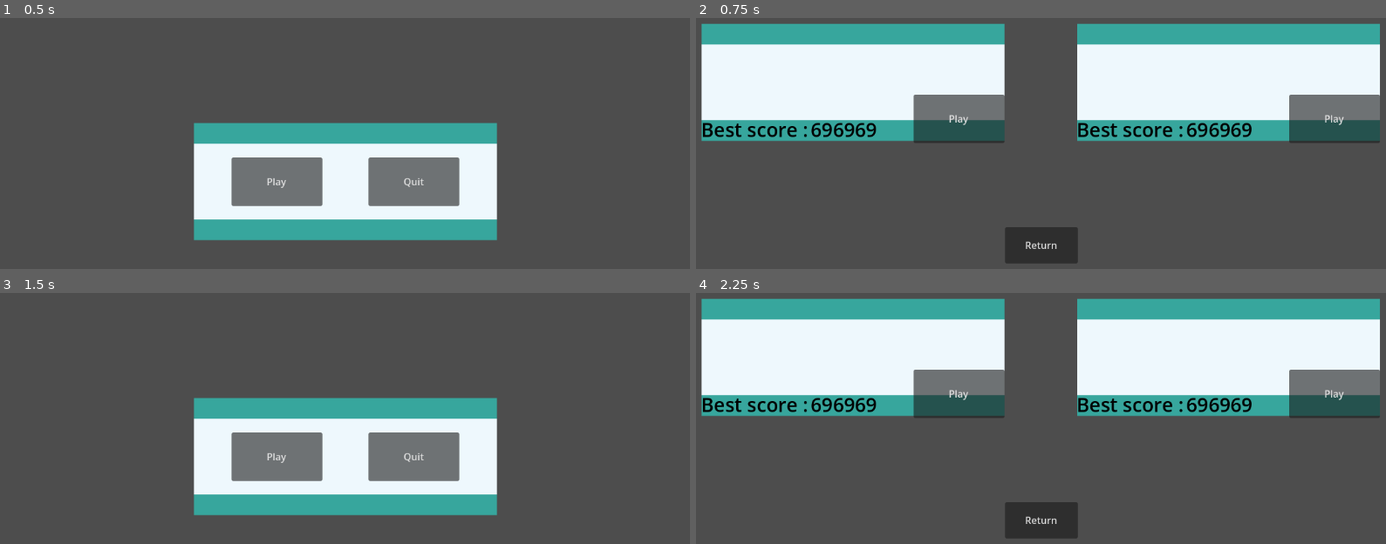
Above: before the commit, frames 1-4 (two rows, left to right).
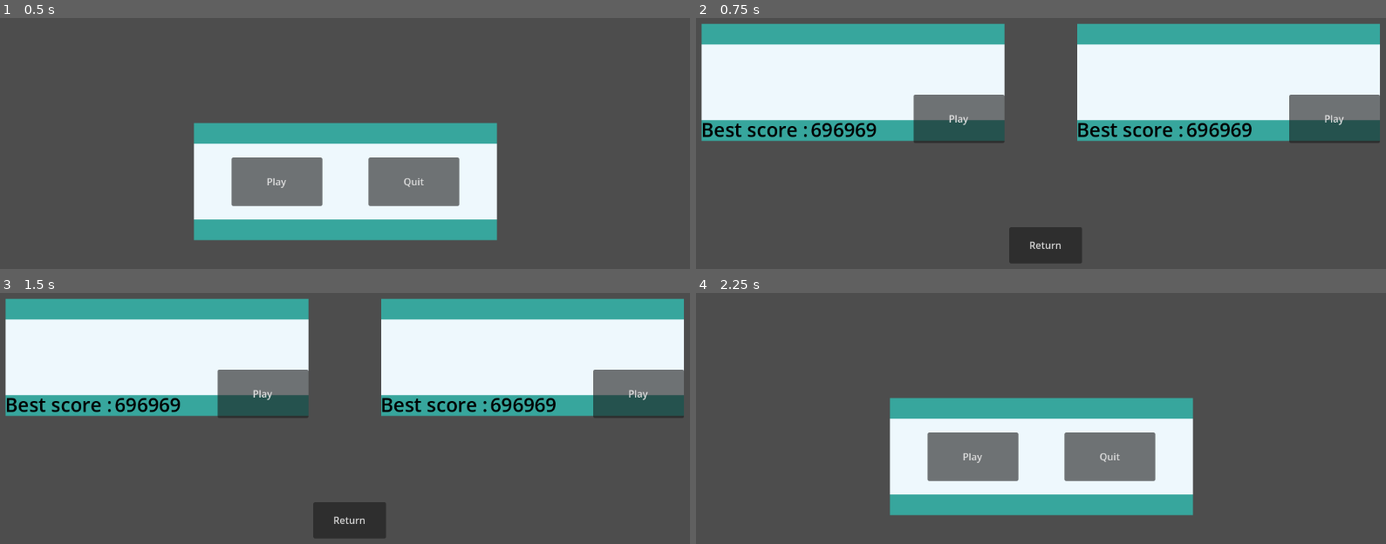
Above: after the commit, the same moments.

Repository: vent420/SteeringHook
Game: Godot game, scene res://interface/main.tscn
Same seed, same stepped clock (60 frames per second), same inputs: the game is played once before the commit and once after it. The project has no main scene, so this scene is started directly.
Inputs:
- Up to frame 1 (0.5 s): no input
- Up to frame 2 (0.75 s): click "Play" at 0.5 s
- Up to frame 3 (1.5 s): click "Return" at 1.25 s
- Up to frame 4 (2.25 s): click "Play" at 2 s

Frame 1 is identical in both runs. In frame 2, 0.2% of the frame differs, in the area x 44-56%, y 83-98%; in frame 3, 59%, in the area x 0-100%, y 2-98%; in frame 4, 59%.

Commit message:
level selection button only working part time

Diff:
--- a/steering-hook/interface/level_selection.tscn
+++ b/steering-hook/interface/level_selection.tscn
@@ -11,6 +11,25 @@
 grow_horizontal = 2
 grow_vertical = 2
 
+[node name="MarginContainer2" type="MarginContainer" parent="." unique_id=1669522013]
+layout_mode = 0
+offset_left = 15.0
+offset_right = 1152.0
+offset_bottom = 648.0
+theme_override_constants/margin_bottom = 25
+
+[node name="HBoxContainer" type="HBoxContainer" parent="MarginContainer2" unique_id=758804094]
+layout_mode = 2
+size_flags_horizontal = 4
+size_flags_vertical = 8
+
+[node name="Return_B" type="Button" parent="MarginContainer2/HBoxContainer" unique_id=412181770]
+custom_minimum_size = Vector2(120, 60)
+layout_mode = 2
+mouse_default_cursor_shape = 2
+text = "Return
+"
+
 [node name="MarginContainer" type="MarginContainer" parent="." unique_id=1256688422]
 layout_mode = 1
 anchors_preset = 15
@@ -18,14 +37,12 @@
 anchor_bottom = 1.0
 grow_horizontal = 2
 grow_vertical = 2
-mouse_filter = 2
 theme_override_constants/margin_left = 15
 theme_override_constants/margin_right = 0
 script = ExtResource("1_tsoj0")
 
 [node name="HBoxContainer" type="HBoxContainer" parent="MarginContainer" unique_id=354609780]
 layout_mode = 2
-mouse_filter = 2
 theme_override_constants/separation = 120
 
 [node name="Level_1" type="VBoxContainer" parent="MarginContainer/HBoxContainer" unique_id=1554089478]
@@ -33,7 +50,6 @@
 layout_mode = 2
 size_flags_horizontal = 0
 size_flags_vertical = 4
-mouse_filter = 2
 theme_override_constants/separation = 10
 
 [node name="BG" type="NinePatchRect" parent="MarginContainer/HBoxContainer/Level_1" unique_id=1350414968]
@@ -42,7 +58,6 @@
 layout_mode = 2
 size_flags_horizontal = 4
 size_flags_vertical = 8
-mouse_behavior_recursive = 1
 mouse_force_pass_scroll_events = false
 texture = ExtResource("1_equ7c")
 region_rect = Rect2(0, 400, 1000, 200)
@@ -58,17 +73,14 @@
 anchor_bottom = 1.0
 grow_horizontal = 2
 grow_vertical = 2
-mouse_filter = 2
 
 [node name="HBoxContainer" type="HBoxContainer" parent="MarginContainer/HBoxContainer/Level_1/BG/MarginContainer" unique_id=721660221]
 layout_mode = 2
 size_flags_vertical = 8
-mouse_filter = 2
 theme_override_constants/separation = 60
 
 [node name="HBoxContainer" type="HBoxContainer" parent="MarginContainer/HBoxContainer/Level_1/BG/MarginContainer/HBoxContainer" unique_id=758685942]
 layout_mode = 2
-mouse_filter = 2
 
 [node name="Label" type="Label" parent="MarginContainer/HBoxContainer/Level_1/BG/MarginContainer/HBoxContainer/HBoxContainer" unique_id=230264479]
 layout_mode = 2
@@ -89,8 +101,6 @@
 [node name="MarginContainer3" type="MarginContainer" parent="MarginContainer/HBoxContainer/Level_1/BG/MarginContainer/HBoxContainer" unique_id=261704185]
 layout_mode = 2
 size_flags_horizontal = 3
-mouse_filter = 2
-mouse_behavior_recursive = 1
 theme_override_constants/margin_right = 1
 
 [node name="Play_L_1" type="Button" parent="MarginContainer/HBoxContainer/Level_1/BG/MarginContainer/HBoxContainer/MarginContainer3" unique_id=1920689798]
@@ -100,8 +110,7 @@
 layout_mode = 2
 size_flags_horizontal = 10
 size_flags_vertical = 4
-mouse_force_pass_scroll_events = false
-mouse_default_cursor_shape = 4
+mouse_default_cursor_shape = 2
 text = "Play"
 
 [node name="Level_2" type="VBoxContainer" parent="MarginContainer/HBoxContainer" unique_id=1646479663]
@@ -167,31 +176,12 @@
 custom_minimum_size = Vector2(150, 80)
 custom_maximum_size = Vector2(150, 80)
 layout_mode = 2
-size_flags_horizontal = 10
+size_flags_horizontal = 3
 size_flags_vertical = 4
+mouse_default_cursor_shape = 2
+keep_pressed_outside = true
 text = "Play"
 
-[node name="MarginContainer2" type="MarginContainer" parent="." unique_id=1669522013]
-layout_mode = 1
-anchors_preset = 15
-anchor_right = 1.0
-anchor_bottom = 1.0
-grow_horizontal = 2
-grow_vertical = 2
-theme_override_constants/margin_bottom = 25
-
-[node name="HBoxContainer" type="HBoxContainer" parent="MarginContainer2" unique_id=758804094]
-layout_mode = 2
-size_flags_horizontal = 4
-size_flags_vertical = 8
-
-[node name="Return_B" type="Button" parent="MarginContainer2/HBoxContainer" unique_id=412181770]
-custom_minimum_size = Vector2(120, 60)
-layout_mode = 2
-mouse_default_cursor_shape = 2
-text = "Return
-"
-
+[connection signal="pressed" from="MarginContainer2/HBoxContainer/Return_B" to="MarginContainer" method="_on_return_b_pressed"]
 [connection signal="pressed" from="MarginContainer/HBoxContainer/Level_1/BG/MarginContainer/HBoxContainer/MarginContainer3/Play_L_1" to="MarginContainer" method="_on_play_l_1_pressed"]
 [connection signal="pressed" from="MarginContainer/HBoxContainer/Level_2/BG/MarginContainer/HBoxContainer/MarginContainer3/Play_L_2" to="MarginContainer" method="_on_play_l_2_pressed"]
-[connection signal="pressed" from="MarginContainer2/HBoxContainer/Return_B" to="MarginContainer" method="_on_return_b_pressed"]
